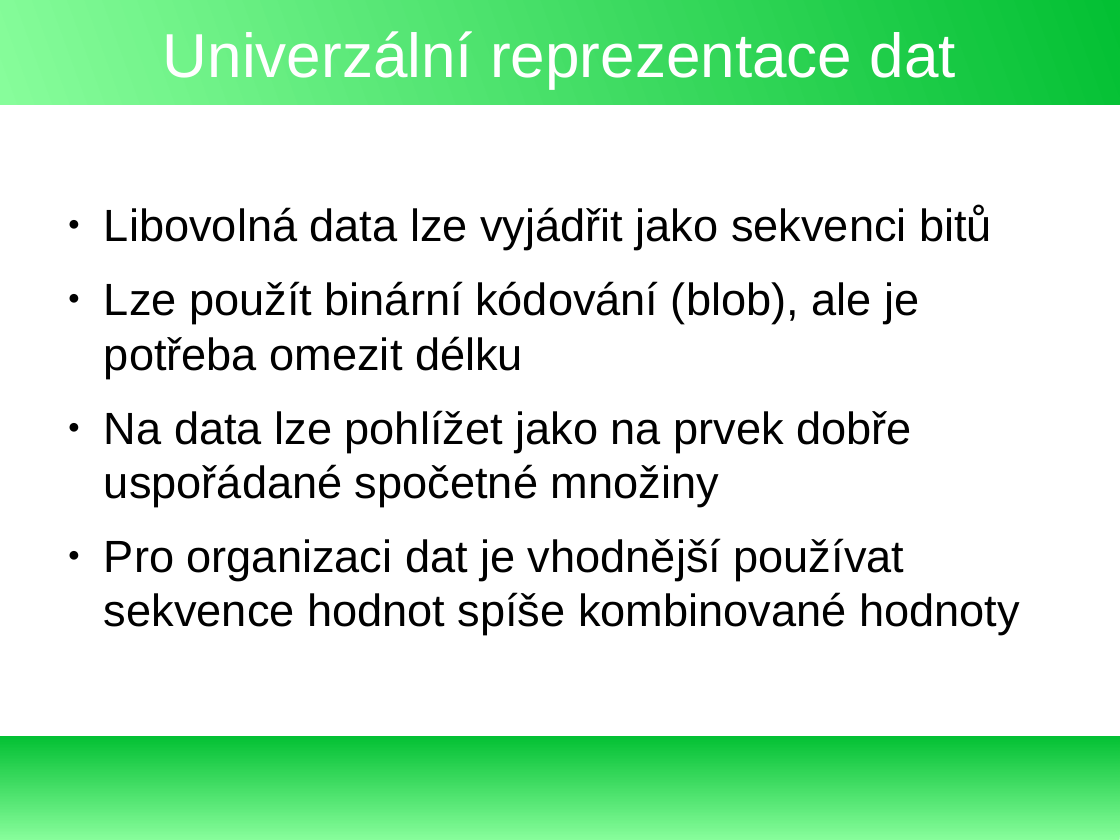
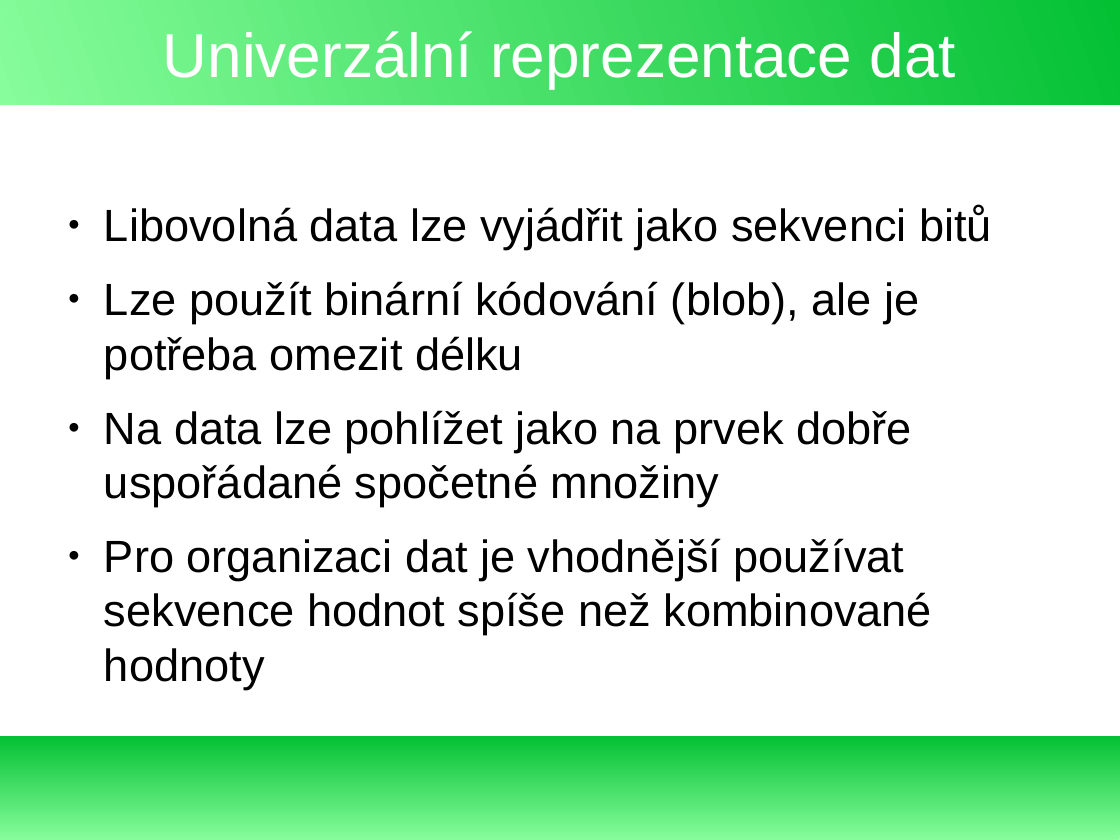
Before and after one commit to exbin/xbup-doc, a slide deck: slide 5 of presentation/binary_concept_cs_CZ.odp. Drawn at 1120x840 pixels with LibreOffice and Linux fonts; fonts in the diff are those of the drawing. Boxes give left, top, right and bottom in pixels: in the first picture for what was removed or moved away, otherwise in the second. Text is boxed around its words. In the diff, an @@ line names an element or a change of style, - is before the commit and + after.

```diff
--- a/presentation/binary_concept_cs_CZ.odp
+++ b/presentation/binary_concept_cs_CZ.odp
@@ text at [104,538,932,689]: text changed @@
-● Pro organizaci dat je vhodnější používat sekvence hodnot spíše kombinované hodnoty
+● Pro organizaci dat je vhodnější používat sekvence hodnot spíše než kombinované hodnoty
```
Also in this commit, not shown: 7 other slides changed, 2 slides added.
